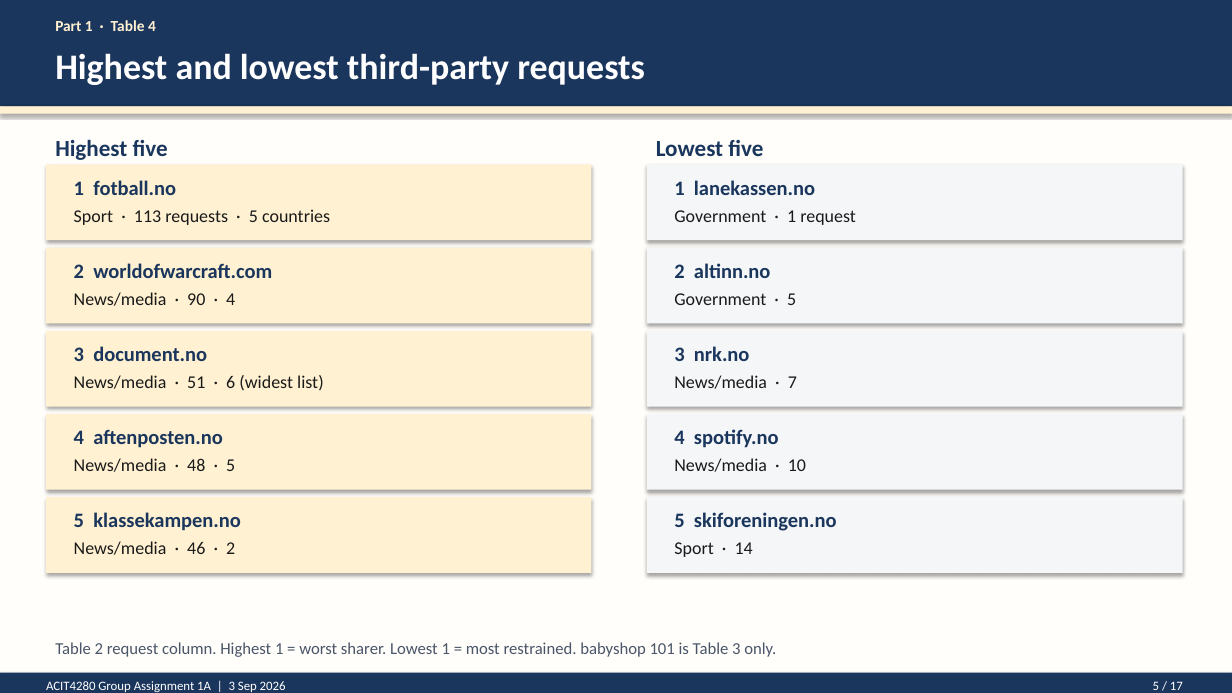
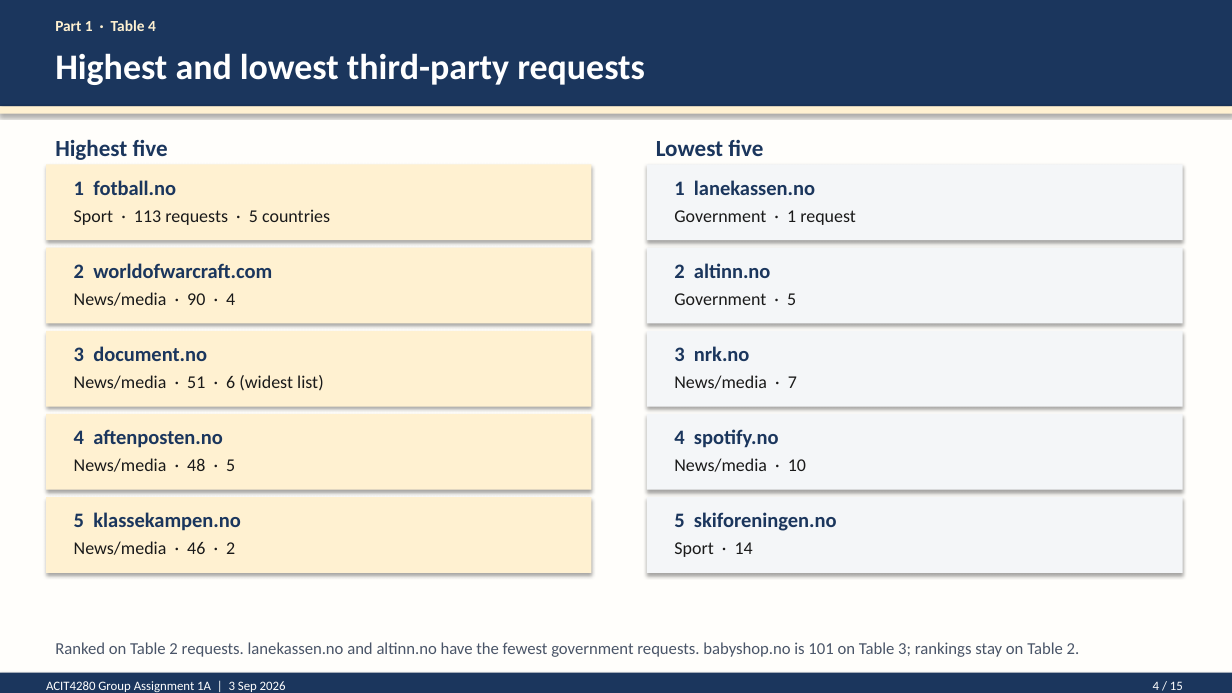
Before and after one commit to kasa031/Bacheloroppgave, a slide deck: slide 4 of ACIT4280_1A_presentation.pptx (slide 5 before the commit). Drawn at 1232x693 pixels with LibreOffice and Linux fonts; fonts in the diff are those of the drawing. Boxes give left, top, right and bottom in pixels: in the first picture for what was removed or moved away, otherwise in the second. Text is boxed around its words. In the diff, an @@ line names an element or a change of style, - is before the commit and + after.

```diff
--- a/ACIT4280_1A_presentation.pptx
+++ b/ACIT4280_1A_presentation.pptx
@@ text at bbox=[55, 642, 1080, 657]: text changed @@
-Table 2 request column. Highest 1 = worst sharer. Lowest 1 = most restrained. babyshop 101 is Table 3 only.
+Ranked on Table 2 requests. lanekassen.no and altinn.no have the fewest government requests. babyshop.no is 101 on Table 3; rankings stay on Table 2.
@@ text at bbox=[1153, 681, 1183, 690]: text changed @@
-5 / 17
+4 / 15
```
Also in this commit, not shown: 13 other slides changed, 2 slides removed, 4 other files.
